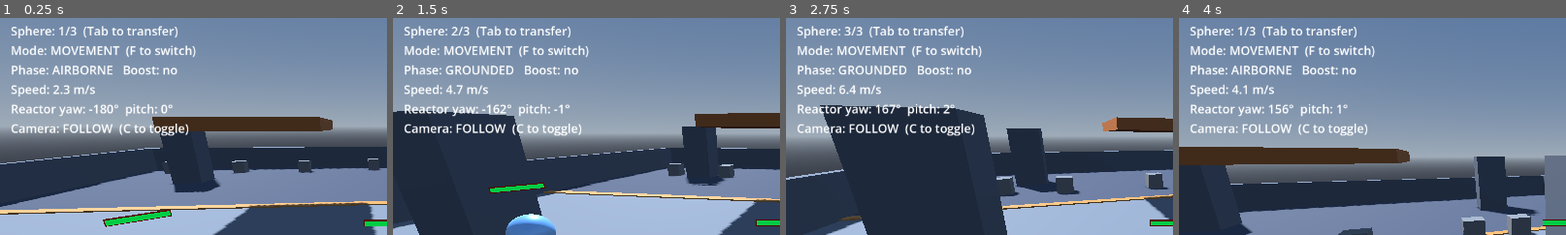
Above: before the commit, frames 1-4 (left to right).
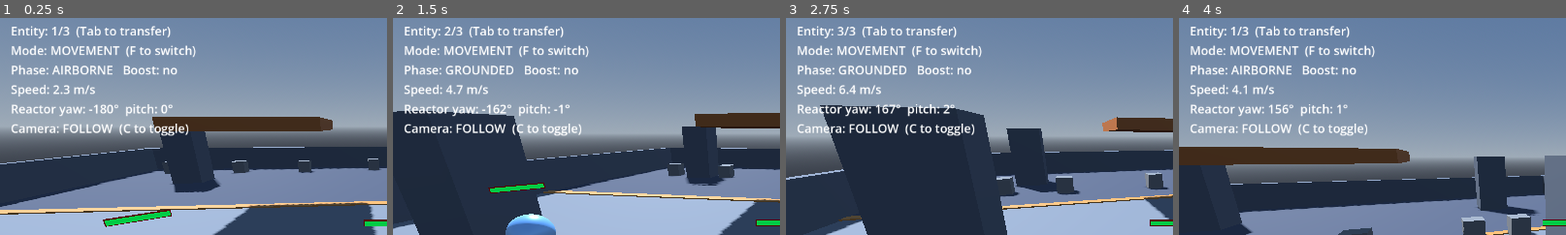
Above: after the commit, the same moments.

Repository: Thiiamas/Spheres
Game: Godot game, scene res://Main.tscn
Same seed, same stepped clock (60 frames per second), same inputs: the game is played once before the commit and once after it.
Inputs (mouse positions are % of the whole screen's width and height, from its top left):
- Up to frame 1 (0.25 s): no input
- Up to frame 2 (1.5 s): tap Enter (ui_accept) at 0.5, 0.8, 1.35 s; move the mouse to (55, 50) at 0.52 s; hold D (move_right) 0.53-1.28 s; hold Tab (transfer) 0.53-1.28 s; tap Space (jump) at 0.77 s; move the mouse to (45, 50) at 1.27 s; hold S (move_back) from 1.28 s (still down)
- Up to frame 3 (2.75 s): tap Space (jump) at 1.52 s; tap Tab (transfer) at 1.55 s; move the mouse to (52, 48) at 2.02 s; release S (move_back) at 2.03 s; hold D (move_right) from 2.03 s (still down); hold Enter (ui_accept) from 2.03 s (still down); tap Z (aoe) at 2.1 s
- Up to frame 4 (4 s): move the mouse to (49, 52) at 2.77 s; release Enter (ui_accept) at 2.78 s; tap A (attack) at 2.85 s; tap Space (jump) at 3.02, 3.77 s; tap Tab (transfer) at 3.05 s; move the mouse to (57, 51) at 3.52 s; release D (move_right) at 3.53 s; hold Q (move_left) from 3.53 s (still down); hold Enter (ui_accept) from 3.53 s (still down); tap Shift (boost) at 3.6 s
The pictures show only the part of the screen within x 0-50%, y 1-51%; the shares and areas given below are measured in that part.

The runs differ from the first frame. In frame 1, 1.0% of the frame differs, in the area x 3-46%, y 3-10%; in frame 2, 1.0%; in frame 3, 1.0%; in frame 4, 1.0%.

Commit message:
Phase 5.2: possession speaks the Controllable contract
Consciousness now registers, drives and releases Controllable components —
never concrete types. SphereControllable (child of Sphere.tscn and the
TestScene inline ball) adapts the reactor-ball: on_possessed/on_released relay
to set_active/set_passive, handle_input(ctx) relays to drive(ctx). Camera and
HUD retarget from active_changed(controllable) and duck-type the sphere parts;
enemies filter spheres out of the (now heterogeneous) possession pool;
GameManager gates restart on a _game_over flag instead of inspecting the pool.

Co-Authored-By: Claude Opus 4.8 <noreply@anthropic.com>

Diff:
--- a/Consciousness.gd
+++ b/Consciousness.gd
@@ -1,19 +1,22 @@
 extends Node
 
-## Autoload singleton (registered as "Consciousness"). Tracks every sphere on
-## the field and which one the player's consciousness currently inhabits. Only
-## one sphere is active at a time; the rest are crystallised (passive).
+## Autoload singleton (registered as "Consciousness"). The player's persistent
+## "soul": it tracks every possessable entity on the field and which one it
+## currently inhabits. Only one entity is possessed at a time; the rest sit
+## released (spheres crystallise — each entity decides what "released" means).
 ##
-## Spheres self-register from their _ready(). The first registered sphere becomes
-## active (deferred, so cameras/HUD have a frame to subscribe); the rest start
-## passive. Pressing "transfer" (Tab) hands control to the next sphere in the
-## list, emitting active_changed so the camera and HUD can retarget.
+## Entities self-register through their Controllable child (see Controllable.gd
+## — the consciousness only ever speaks to that contract, never to concrete
+## types). The first registered entity becomes possessed (deferred, so
+## cameras/HUD have a frame to subscribe); the rest start released. Pressing
+## "transfer" (Tab) hands control to the next entity in the list, emitting
+## active_changed so the camera and HUD can retarget.
 
-## Emitted whenever control moves to a different sphere (including the initial
-## activation). Listeners receive the now-active SphereController.
-signal active_changed(sphere: SphereController)
+## Emitted whenever control moves to a different entity (including the initial
+## possession). Listeners receive the now-active Controllable.
+signal active_changed(controllable: Controllable)
 
-var spheres: Array[SphereController] = []
+var entities: Array[Controllable] = []
 var current_index: int = 0
 
 ## The camera that resolves "where is the player aiming" (world_cursor).
@@ -28,15 +31,16 @@
 ## Build the frame's normalized input and push it to the possessed entity.
 ## Entities never read Input.* — this is the single sampling point.
 func _process(delta: float) -> void:
-	var sphere := active_sphere()
-	if sphere == null:
+	var c := active()
+	if c == null:
 		last_context = null
 		return
 	var ctx := InputContext.capture(delta)
-	if camera_rig != null:
-		ctx.world_cursor = camera_rig.get_aim_target(sphere.global_position)
+	var entity_3d := c.entity as Node3D
+	if camera_rig != null and entity_3d != null:
+		ctx.world_cursor = camera_rig.get_aim_target(entity_3d.global_position)
 	last_context = ctx
-	sphere.drive(ctx)
+	c.handle_input(ctx)
 
 
 ## Physics runs after _process capture, so re-sample the *held* state (move
@@ -47,34 +51,34 @@
 		last_context.refresh_held()
 
 
-func register(sphere: SphereController) -> void:
-	if sphere in spheres:
+func register(controllable: Controllable) -> void:
+	if controllable in entities:
 		return
-	spheres.append(sphere)
-	# Everyone starts crystallised; the first one is promoted to active once the
+	entities.append(controllable)
+	# Everyone starts released; the first one is promoted to possessed once the
 	# whole scene tree has finished _ready (so listeners are connected).
-	sphere.set_passive()
-	if spheres.size() == 1:
+	controllable.on_released()
+	if entities.size() == 1:
 		current_index = 0
 		call_deferred("_activate_initial")
 
 
-## Remove a destroyed sphere from the pool. If it was the active one, control
-## passes to the next surviving sphere; otherwise the active sphere is kept and
-## the index is fixed up for the shrunken list.
-func unregister(sphere: SphereController) -> void:
-	var idx := spheres.find(sphere)
+## Remove a destroyed entity from the pool. If it was the possessed one,
+## control passes to the next surviving entity; otherwise the possessed entity
+## is kept and the index is fixed up for the shrunken list.
+func unregister(controllable: Controllable) -> void:
+	var idx := entities.find(controllable)
 	if idx == -1:
 		return
 	var was_active := idx == current_index
-	spheres.remove_at(idx)
+	entities.remove_at(idx)
 
-	if spheres.is_empty():
+	if entities.is_empty():
 		current_index = 0
 		return
 
 	if was_active:
-		current_index = current_index % spheres.size()
+		current_index = current_index % entities.size()
 		_activate(current_index)
 	elif idx < current_index:
 		current_index -= 1
@@ -85,35 +89,37 @@
 		transfer_to_next()
 
 
-## Move control to the next sphere in registration order, wrapping around.
+## Move control to the next entity in registration order, wrapping around.
 func transfer_to_next() -> void:
-	if spheres.size() < 2:
+	if entities.size() < 2:
 		return
-	spheres[current_index].set_passive()
-	current_index = (current_index + 1) % spheres.size()
+	entities[current_index].on_released()
+	current_index = (current_index + 1) % entities.size()
 	_activate(current_index)
 
 
-func active_sphere() -> SphereController:
-	if spheres.is_empty():
+## The currently possessed entity's Controllable (null when the pool is empty).
+func active() -> Controllable:
+	if entities.is_empty():
 		return null
-	return spheres[current_index]
+	return entities[current_index]
 
 
-## Clear the registry. Call before reloading the scene so freed spheres from the
-## old run don't linger in the list.
+## Clear the registry. Call before reloading the scene so freed entities from
+## the old run don't linger in the list.
 func reset() -> void:
-	spheres.clear()
+	entities.clear()
 	current_index = 0
+	last_context = null
 
 
 func _activate_initial() -> void:
-	if spheres.is_empty():
+	if entities.is_empty():
 		return
 	_activate(current_index)
 
 
 func _activate(i: int) -> void:
-	var sphere := spheres[i]
-	sphere.set_active()
-	active_changed.emit(sphere)
+	var controllable := entities[i]
+	controllable.on_possessed()
+	active_changed.emit(controllable)
--- a/Controllable.gd
+++ b/Controllable.gd
@@ -26,8 +26,9 @@
 
 func _ready() -> void:
 	entity = get_parent()
-	# TODO(5.2): register with Consciousness once its registry speaks
-	# Controllable (it is still typed Array[SphereController] at this stage).
+	# Join the possession pool. Consciousness decides who starts possessed;
+	# until then the entity sits released (on_released is called on register).
+	Consciousness.register(self)
 
 
 ## Current camera configuration (null when the entity defines none).
--- a/Enemy.gd
+++ b/Enemy.gd
@@ -62,12 +62,17 @@
 
 
 ## Closest sphere by horizontal (XZ) distance — enemies move on the ground, so
-## reachability is what matters, not a sphere that's flown overhead.
+## reachability is what matters, not a sphere that's flown overhead. The
+## possession pool can hold non-sphere entities (bases…); cubes only ever hunt
+## spheres, so anything else is filtered out.
 func _nearest_sphere() -> SphereController:
 	var best: SphereController = null
 	var best_dist := INF
-	for s in Consciousness.spheres:
-		if not is_instance_valid(s):
+	for c in Consciousness.entities:
+		if not is_instance_valid(c):
+			continue
+		var s := c.entity as SphereController
+		if s == null or not is_instance_valid(s):
 			continue
 		var to := s.global_position - global_position
 		to.y = 0.0
--- a/GameManager.gd
+++ b/GameManager.gd
@@ -21,6 +21,9 @@
 
 var _container: Node3D = null
 var _message: Label = null
+## True from game_over() until the next begin() — gates the restart input and
+## the pending-wave coroutine, without the manager knowing entity types.
+var _game_over: bool = false
 
 
 ## Called by Main once the scene (and its spheres) are ready.
@@ -29,6 +32,7 @@
 	_message = message
 	current_zone = 1
 	enemies_alive = 0
+	_game_over = false
 	_hide_message()
 	start_wave(FIRST_WAVE)
 
@@ -58,6 +62,7 @@
 
 
 func game_over() -> void:
+	_game_over = true
 	show_message("GAME OVER\n[Entrée] pour recommencer")
 
 
@@ -72,7 +77,7 @@
 	show_message("Zone dégagée !\nProchaine zone…")
 	await get_tree().create_timer(2.0).timeout
 	# A wipe or restart may have happened during the pause.
-	if Consciousness.spheres.is_empty():
+	if _game_over:
 		return
 	start_wave(4 + current_zone * 2)
 
@@ -83,7 +88,8 @@
 
 
 func _input(event: InputEvent) -> void:
-	# Restart only from the Game Over state (no spheres left).
-	if event.is_action_pressed("ui_accept") and Consciousness.spheres.is_empty():
+	# Restart only from the Game Over state (last sphere destroyed).
+	if event.is_action_pressed("ui_accept") and _game_over:
+		_game_over = false
 		Consciousness.reset()
 		get_tree().reload_current_scene()
--- a/HUD.gd
+++ b/HUD.gd
@@ -9,22 +9,28 @@
 
 
 func _ready() -> void:
-	# Follow the active sphere as consciousness transfers between spheres.
+	# Follow the active entity as consciousness transfers between entities.
 	Consciousness.active_changed.connect(_on_active_changed)
-	if Consciousness.active_sphere() != null:
-		_on_active_changed(Consciousness.active_sphere())
+	if Consciousness.active() != null:
+		_on_active_changed(Consciousness.active())
 
 	print("[HUD] ball=", ball, " reactor=", reactor, " camera=", camera)
 
 
-func _on_active_changed(sphere: SphereController) -> void:
-	ball = sphere
-	reactor = sphere.get_reactor()
+## Type-agnostic retarget: show the sphere debug block when a sphere is
+## possessed, otherwise just name the possessed entity.
+func _on_active_changed(controllable: Controllable) -> void:
+	ball = controllable.entity as SphereController
+	reactor = ball.get_reactor() if ball != null else null
 
 
 func _process(_delta: float) -> void:
 	if ball == null or not is_instance_valid(ball):
-		text = "(no active sphere)"
+		var c := Consciousness.active()
+		if c == null or c.entity == null:
+			text = "(no active entity)"
+		else:
+			text = "Possessing: %s  (Tab to transfer)" % c.entity.name
 		return
 
 	var mode_name: String = SphereController.Mode.keys()[ball.mode]
@@ -34,9 +40,9 @@
 	var boosting := ctx != null and ctx.pressed(&"boost")
 
 	var lines := []
-	var count := Consciousness.spheres.size()
+	var count := Consciousness.entities.size()
 	if count > 1:
-		lines.append("Sphere: %d/%d  (Tab to transfer)" % [Consciousness.current_index + 1, count])
+		lines.append("Entity: %d/%d  (Tab to transfer)" % [Consciousness.current_index + 1, count])
 	lines.append("Mode: %s  (F to switch)" % mode_name)
 	if ball.mode == SphereController.Mode.ATTACK:
 		lines.append("  A: fire   Z: AOE orb (Z again to detonate)")
--- a/Sphere.tscn
+++ b/Sphere.tscn
@@ -1,6 +1,7 @@
-[gd_scene load_steps=20 format=3]
+[gd_scene load_steps=21 format=3]
 
 [ext_resource type="Script" uid="uid://bbve772w8ey0t" path="res://SphereController.gd" id="1_ctrl"]
+[ext_resource type="Script" path="res://SphereControllable.gd" id="7_possess"]
 [ext_resource type="Script" uid="uid://dnopq63lncmyw" path="res://Reactor.gd" id="2_react"]
 [ext_resource type="Script" path="res://HPBar3D.gd" id="3_hpbar"]
 [ext_resource type="PackedScene" path="res://Projectile.tscn" id="4_proj"]
@@ -116,3 +117,6 @@
 [node name="Fill" type="MeshInstance3D" parent="HPBar3D"]
 transform = Transform3D(1, 0, 0, 0, 1, 0, 0, 0, 1, 0, 0, -0.02)
 mesh = SubResource("Box_bar_fill")
+
+[node name="Controllable" type="Node" parent="."]
+script = ExtResource("7_possess")
--- a/SphereCamera.gd
+++ b/SphereCamera.gd
@@ -56,21 +56,24 @@
 	# when it builds each frame's InputContext.
 	Consciousness.camera_rig = self
 
-	# Follow whichever sphere the consciousness currently inhabits, and keep up
-	# as control transfers between spheres.
+	# Follow whichever entity the consciousness currently inhabits, and keep up
+	# as control transfers between entities.
 	Consciousness.active_changed.connect(_on_active_changed)
-	if Consciousness.active_sphere() != null:
-		_on_active_changed(Consciousness.active_sphere())
-
-
-## Retarget onto the newly active sphere: track it, read its reactor for orbit /
-## RTS aiming, and let it know which camera drives its camera-relative rolling.
-func _on_active_changed(sphere: SphereController) -> void:
-	target = sphere
-	reactor = sphere.get_reactor()
-	sphere.bind_camera(self)
-	if mode == Mode.RTS and rts_recenter_on_enter:
-		_rts_focus = sphere.global_position
+	if Consciousness.active() != null:
+		_on_active_changed(Consciousness.active())
+
+
+## Retarget onto the newly possessed entity: track it and, when it's a sphere,
+## read its reactor for orbit / RTS aiming and let it know which camera drives
+## its camera-relative rolling. Non-sphere entities are simply tracked.
+func _on_active_changed(controllable: Controllable) -> void:
+	target = controllable.entity as Node3D
+	var sphere := controllable.entity as SphereController
+	reactor = sphere.get_reactor() if sphere != null else null
+	if sphere != null:
+		sphere.bind_camera(self)
+	if mode == Mode.RTS and rts_recenter_on_enter and target != null:
+		_rts_focus = target.global_position
 	_apply_mode_state() # re-point mouse capture / external_aim at the new reactor
 
 
--- /dev/null
+++ b/SphereControllable.gd
@@ -0,0 +1,35 @@
+extends Controllable
+class_name SphereControllable
+
+## Adapter: exposes the reactor-ball SphereController to the possession
+## contract without rewriting any of its physics. Sits as a child node of
+## Sphere.tscn; Consciousness talks to this contract, and this class relays to
+## the sphere's existing set_active/set_passive/drive API.
+
+var controller: SphereController = null
+
+
+func _ready() -> void:
+	controller = get_parent() as SphereController
+	if controller != null:
+		controller.controllable = self
+	# Resolve entity and register with Consciousness (which immediately calls
+	# on_released — the sphere starts crystallised until possessed).
+	super()
+
+
+func handle_input(ctx: InputContext) -> void:
+	if controller != null:
+		controller.drive(ctx)
+
+
+func on_possessed() -> void:
+	super()
+	if controller != null:
+		controller.set_active()
+
+
+func on_released() -> void:
+	super()
+	if controller != null:
+		controller.set_passive()
--- a/SphereController.gd
+++ b/SphereController.gd
@@ -106,8 +106,12 @@
 
 ## Whether this sphere is the one the consciousness currently controls. Passive
 ## spheres are frozen (crystallised) and ignore all input. Driven by the
-## Consciousness autoload via set_active() / set_passive().
+## possession contract (SphereControllable) via set_active() / set_passive().
 var is_controlled: bool = false
+
+## The possession-contract child that adapts this sphere for Consciousness.
+## Set by SphereControllable in its _ready.
+var controllable: Controllable = null
 
 ## Current hit points. Reaches 0 -> the sphere is destroyed.
 var hp: float = 100.0
@@ -150,9 +154,10 @@
 	hp = max_hp
 	_update_hp_bar()
 
-	# Join the pool of transferable spheres. Consciousness decides which one
-	# starts active; until then this sphere sits crystallised (set_passive).
-	Consciousness.register(self)
+	# Registration with Consciousness is handled by the SphereControllable
+	# child (possession contract). It may have run its _ready — and crystallised
+	# us — before our material copy existed, so reflect the current state now.
+	_apply_visual()
 
 
 ## Per-frame input, pushed by the possession layer (Consciousness) while this
@@ -406,13 +411,23 @@
 
 
 ## Leave the consciousness pool (which reassigns control if this was the active
-## sphere) and remove this sphere from the world. If it was the last one, the
-## run is over.
+## entity) and remove this sphere from the world. If it was the last *sphere*
+## (other entity types don't fight), the run is over.
 func _die() -> void:
-	Consciousness.unregister(self)
-	if Consciousness.spheres.is_empty():
+	if controllable != null:
+		Consciousness.unregister(controllable)
+	if not _any_sphere_left():
 		GameManager.game_over()
 	queue_free()
+
+
+## Whether any sphere remains in the possession pool (non-sphere entities are
+## ignored: a possessable base can't hold the shore on its own).
+func _any_sphere_left() -> bool:
+	for c in Consciousness.entities:
+		if is_instance_valid(c) and c.entity is SphereController:
+			return true
+	return false
 
 
 func _update_hp_bar() -> void:
--- a/TestScene.tscn
+++ b/TestScene.tscn
@@ -4,6 +4,7 @@
 [ext_resource type="Script" uid="uid://dnopq63lncmyw" path="res://Reactor.gd" id="2_react"]
 [ext_resource type="Script" uid="uid://du2qpi72se1or" path="res://SphereCamera.gd" id="3_cam"]
 [ext_resource type="Script" uid="uid://kvu8t082hllc" path="res://HUD.gd" id="4_hud"]
+[ext_resource type="Script" path="res://SphereControllable.gd" id="5_possess"]
 
 [sub_resource type="QuadMesh" id="QuadMesh_pn5b2"]
 size = Vector2(40, 40)
@@ -160,6 +161,9 @@
 process_material = SubResource("ParticleProcessMaterial_boost")
 draw_pass_1 = SubResource("QuadMesh_flame")
 
+[node name="Controllable" type="Node" parent="Ball"]
+script = ExtResource("5_possess")
+
 [node name="SphereCamera" type="Camera3D" parent="." unique_id=1511247494 node_paths=PackedStringArray("target", "reactor")]
 transform = Transform3D(1, 0, 0, 0, 1, 0, 0, 0, 1, 0, 3, 6)
 script = ExtResource("3_cam")
Not shown, added: SphereControllable.gd.uid
